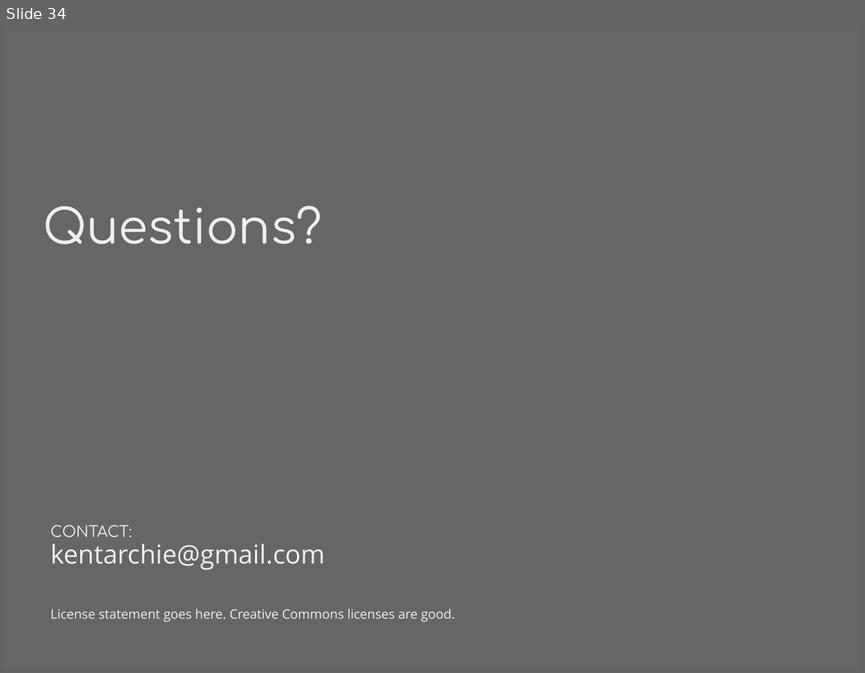
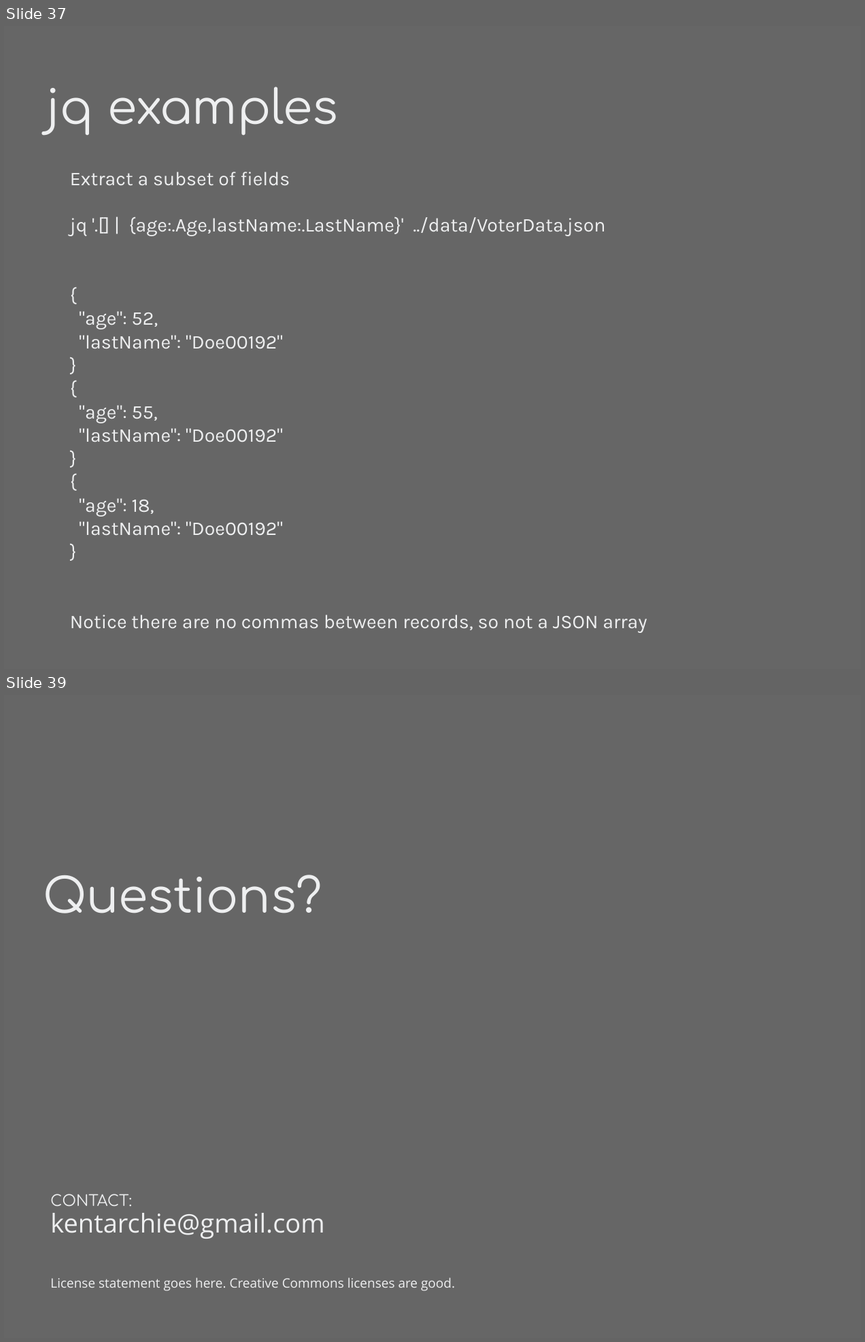
Before and after one commit to kentarchie/three-languages-talk, a slide deck: Slides/ThreeLanguages.odp. Shown one above the other, each under a label of ours: slide 34 before the commit, slides 37 and 39 after it; the slides between them are not shown. The pictures are 865x673 and 865x1342 pixels, drawn with LibreOffice and Linux fonts; fonts in the diff are those of the drawing. Boxes give left, top, right and bottom in pixels: in the first picture for what was removed or moved away, otherwise in the second. Text is boxed around its words. In the diff, an @@ line names an element or a change of style, - is before the commit and + after.

Commit message:
added jq examples plus some corrections

```diff
--- a/Slides/ThreeLanguages.odp
+++ b/Slides/ThreeLanguages.odp
@@ slide 37 added at box(4, 26, 861, 669), background #666666 @@
@@ title added at box(47, 87, 339, 135), 44 pt, text #EEEFF0 @@
+jq examples
@@ text added at box(70, 172, 647, 633), 18 pt, text #EEEFF0 @@
+Extract a subset of fields
+jq '.[] | {age:.Age,lastName:.LastName}' ../data/VoterData.json
+{
+"age": 52,
+"lastName": "Doe00192"
+}
+{
+"age": 55,
+"lastName": "Doe00192"
+}
+{
+"age": 18,
+"lastName": "Doe00192"
+}
+Notice there are no commas between records, so not a JSON array
@@ what was slide 34 is now slide 39 @@
```
Also in this commit, not shown: 3 slides changed, 4 other slides added, 3 other files.
